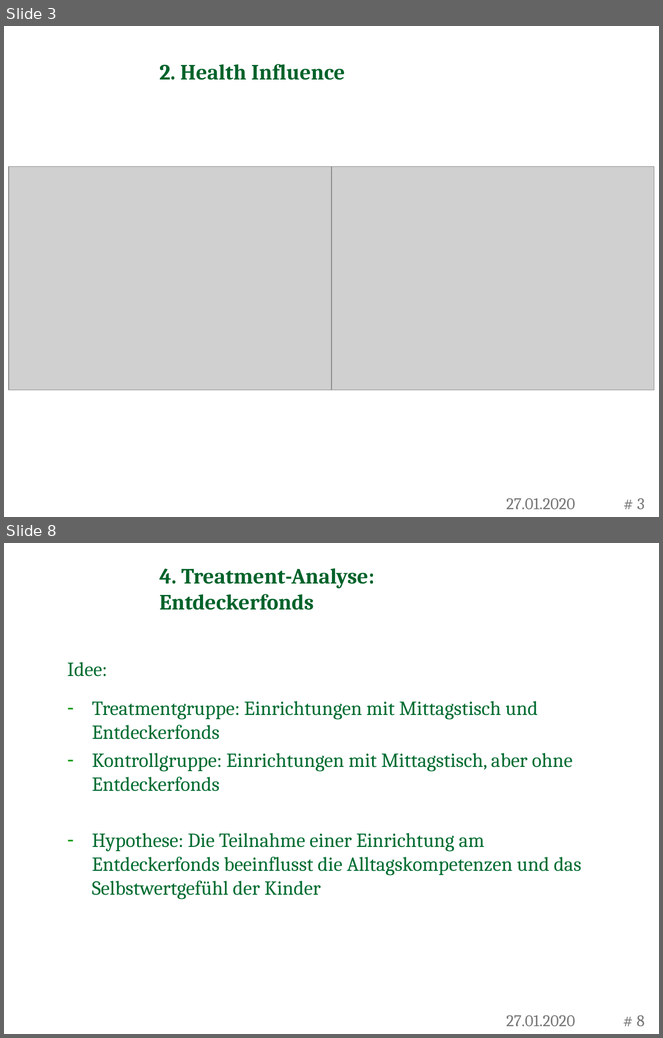
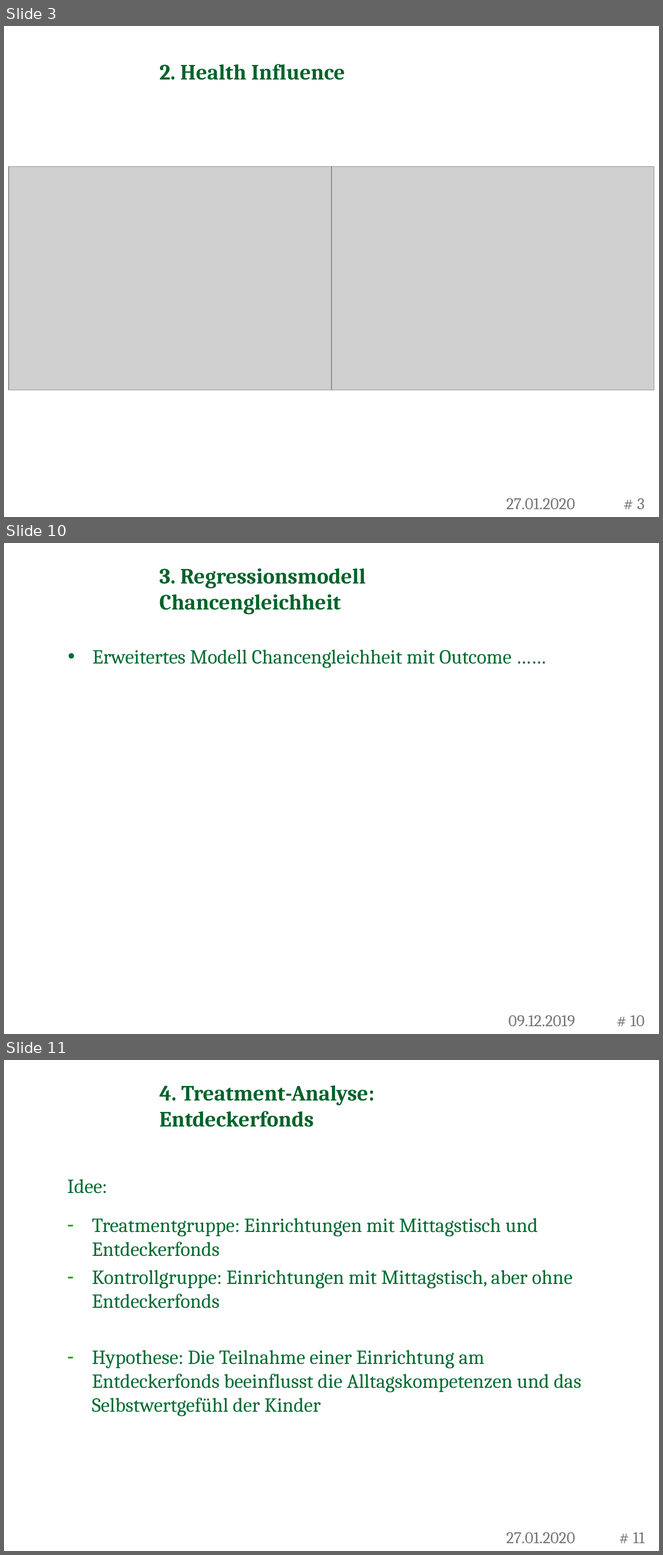
Before and after one commit to RafaelSchuetz/Pareto, a slide deck: CHILDREN/Zwischenkolloquien/2. Zwischentreffen Präsentation.pptx. Shown one above the other, each under a label of ours: slides 3 and 8 before the commit, slides 3, 10 and 11 after it; the slides between them are not shown. The pictures are 663x1038 and 663x1555 pixels, drawn with LibreOffice and Linux fonts; fonts in the diff are those of the drawing; grey boxes stand for pictures; background and template pictures are left out. Boxes give left, top, right and bottom in pixels: in the first picture for what was removed or moved away, otherwise in the second. Text is boxed around its words. In the diff, an @@ line names an element or a change of style, - is before the commit and + after.

```diff
--- a/CHILDREN/Zwischenkolloquien/2. Zwischentreffen Präsentation.pptx
+++ b/CHILDREN/Zwischenkolloquien/2. Zwischentreffen Präsentation.pptx
@@ slide 10 added at (4, 543, 659, 1034), background picture (left out) @@
@@ title added at (159, 568, 366, 615), 24 pt, text #006229, bold @@
+3. Regressionsmodell Chancengleichheit
@@ text added at (92, 650, 512, 668), 22 pt, text #006C30 @@
+• Erweitertes Modell Chancengleichheit mit Outcome ……
@@ text added at (508, 1016, 575, 1027), 18 pt, text #777777 @@
+09.12.2019
@@ page number added at (631, 1016, 645, 1027), 18 pt, text #777777 @@
+# 10
@@ what was slide 8 is now slide 11 @@
@@ page number at (633, 1533, 645, 1544): text changed @@
-# 8
+# 11
```
Also in this commit, not shown: 3 slides changed, 3 other slides added, 1 slide removed.
